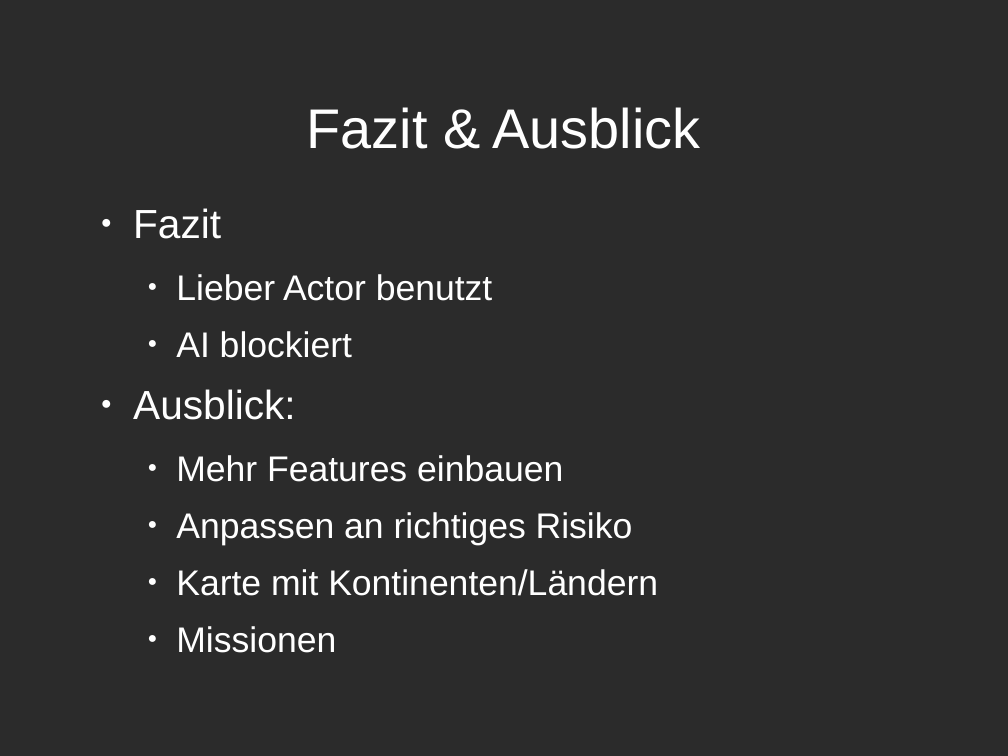
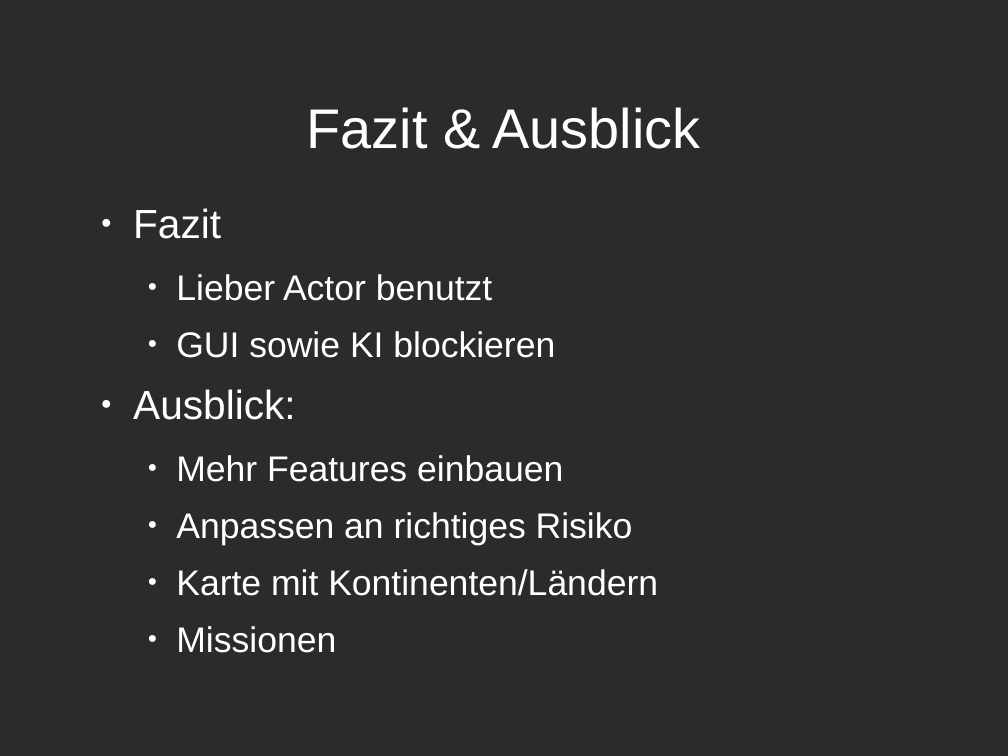
Before and after one commit to Jaykhum/dicewar, a slide deck: slide 20 of doc/Dicewars.odp (slide 16 before the commit). Drawn at 1008x756 pixels with LibreOffice and Linux fonts; fonts in the diff are those of the drawing; background and template pictures are left out; a plain dark background stands for a picture behind light text. Boxes give left, top, right and bottom in pixels: in the first picture for what was removed or moved away, otherwise in the second. Text is boxed around its words. In the diff, an @@ line names an element or a change of style, - is before the commit and + after.

```diff
--- a/doc/Dicewars.odp
+++ b/doc/Dicewars.odp
@@ text at <box>176,331,555,358</box>: text changed @@
-  ● AI blockiert
+  ● GUI sowie KI blockieren
```
Also in this commit, not shown: 11 other slides changed, 4 slides added, 12 other files.
